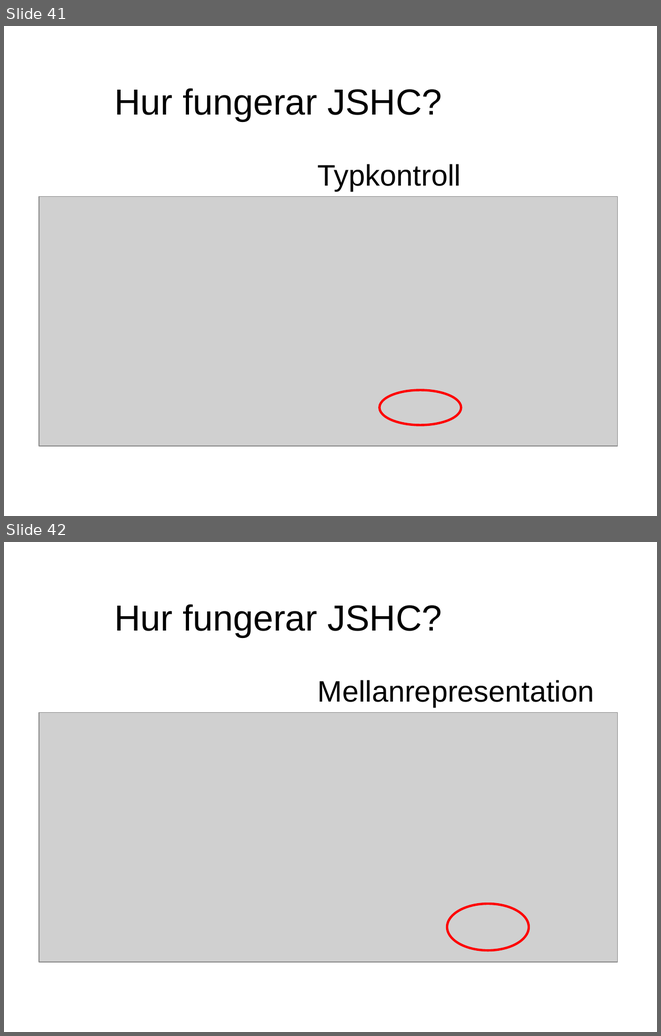
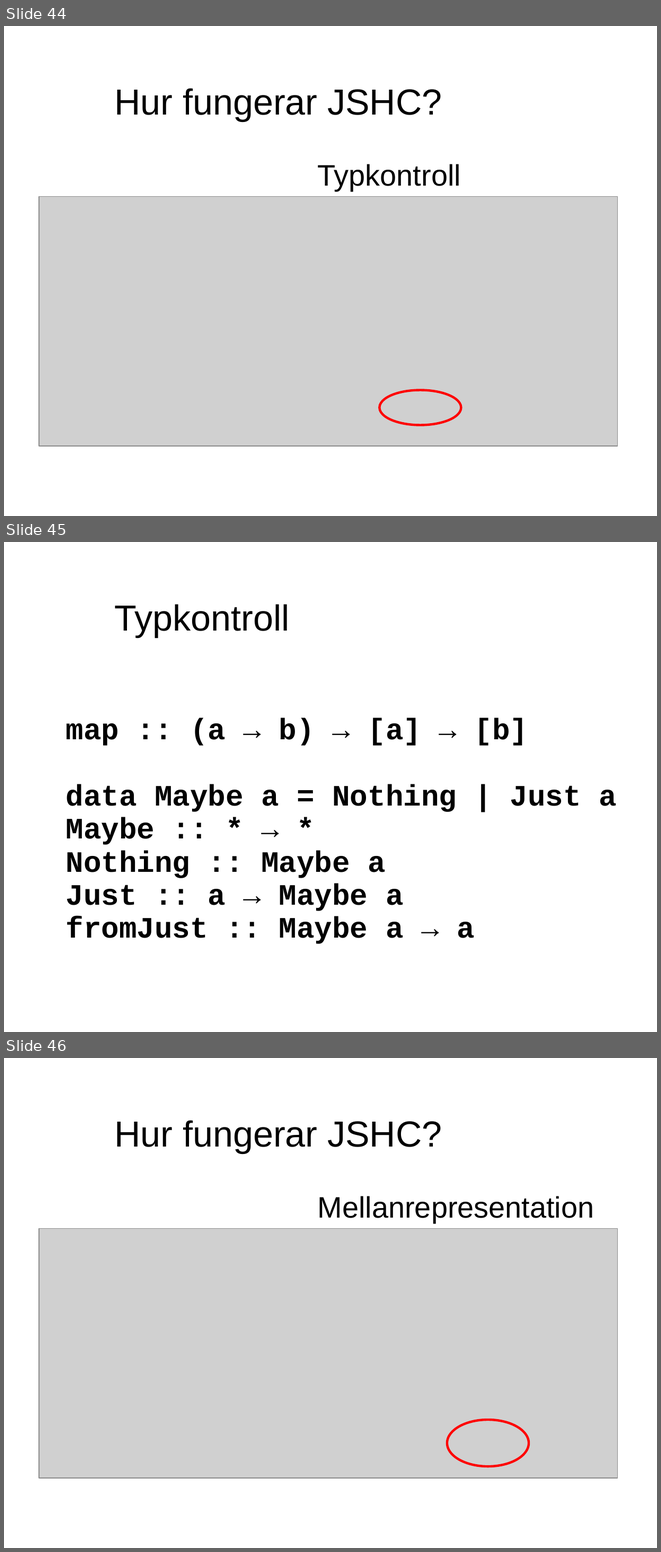
Before and after one commit to evilcandybag/JSHC, a slide deck: report/presentation.ppt. Shown one above the other, each under a label of ours: slides 41 and 42 before the commit, slides 44, 45 and 46 after it. The pictures are 661x1036 and 661x1552 pixels, drawn with LibreOffice and Linux fonts; fonts in the diff are those of the drawing; grey boxes stand for pictures. Boxes give left, top, right and bottom in pixels: in the first picture for what was removed or moved away, otherwise in the second. Text is boxed around its words. In the diff, an @@ line names an element or a change of style, - is before the commit and + after.

```diff
--- a/report/presentation.ppt
+++ b/report/presentation.ppt
@@ slide 45 added at box(4, 542, 657, 1032), background #FFFFFF @@
@@ text added at box(114, 604, 289, 637), 44 pt, text #000000 @@
+Typkontroll
@@ text added at box(66, 718, 617, 944), 36 pt, text #000000, bold @@
+map :: (a → b) → [a] → [b]
+data Maybe a = Nothing | Just a
+Maybe :: * → *
+Nothing :: Maybe a
+Just :: a → Maybe a
+fromJust :: Maybe a → a
@@ what was slide 41 is now slide 44 @@
@@ what was slide 42 is now slide 46 @@
```
Also in this commit, not shown: 13 slides changed, 8 other slides added, 1 slide removed, 2 other files.
